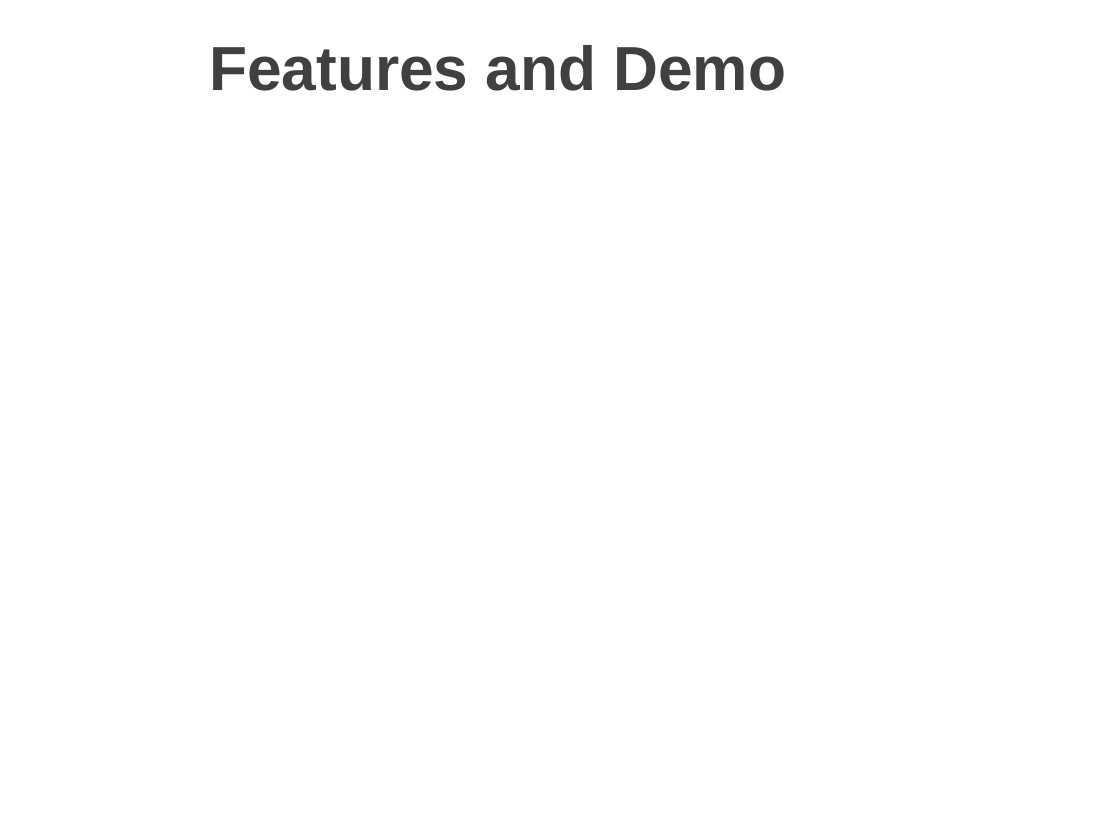
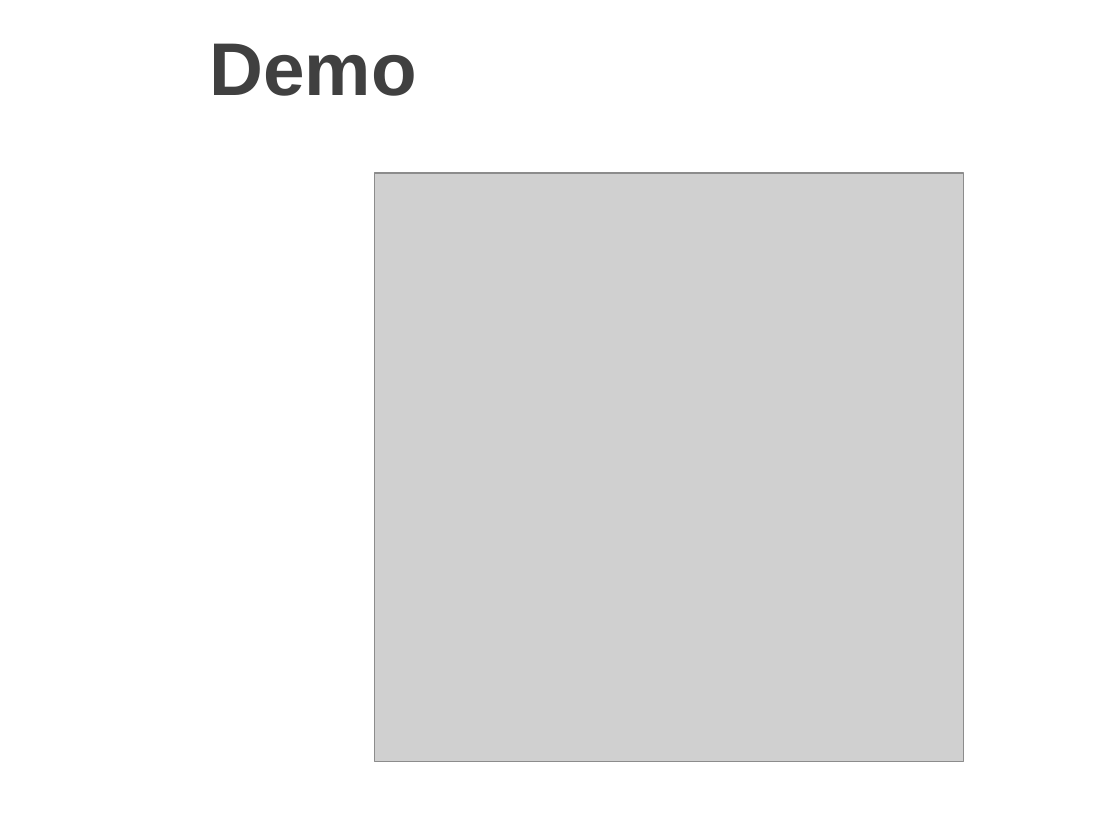
Before and after one commit to nicknguyen071093/CapstoneProject, a slide deck: slide 24 of Thuyettrinh/PPGroup 5.pptx (slide 21 before the commit). Drawn at 1120x840 pixels with LibreOffice and Linux fonts; fonts in the diff are those of the drawing; grey boxes stand for pictures; background and template pictures are left out. Boxes give left, top, right and bottom in pixels: in the first picture for what was removed or moved away, otherwise in the second. Text is boxed around its words. In the diff, an @@ line names an element or a change of style, - is before the commit and + after.

```diff
--- a/Thuyettrinh/PPGroup 5.pptx
+++ b/Thuyettrinh/PPGroup 5.pptx
@@ title at box(209, 43, 416, 96): text changed; size 40 to 48 pt @@
-Features and Demo
+Demo
@@ picture added at box(375, 174, 964, 763) @@
```
Also in this commit, not shown: 9 other slides changed, 12 slides added, 9 slides removed.
